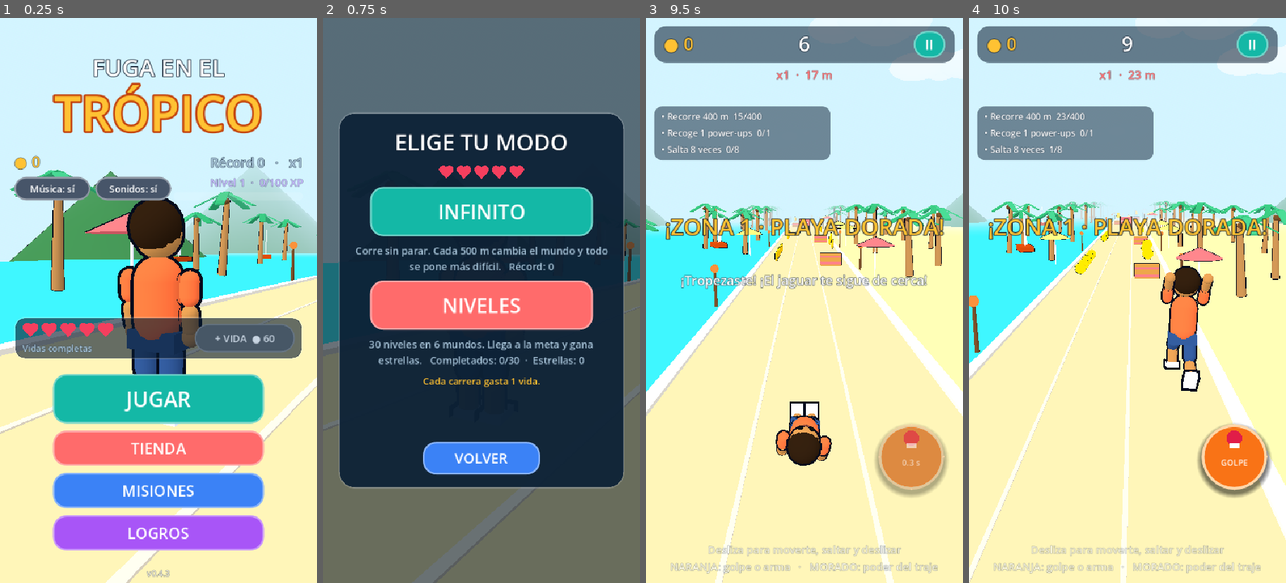
Above: before the commit, frames 1-4 (left to right).
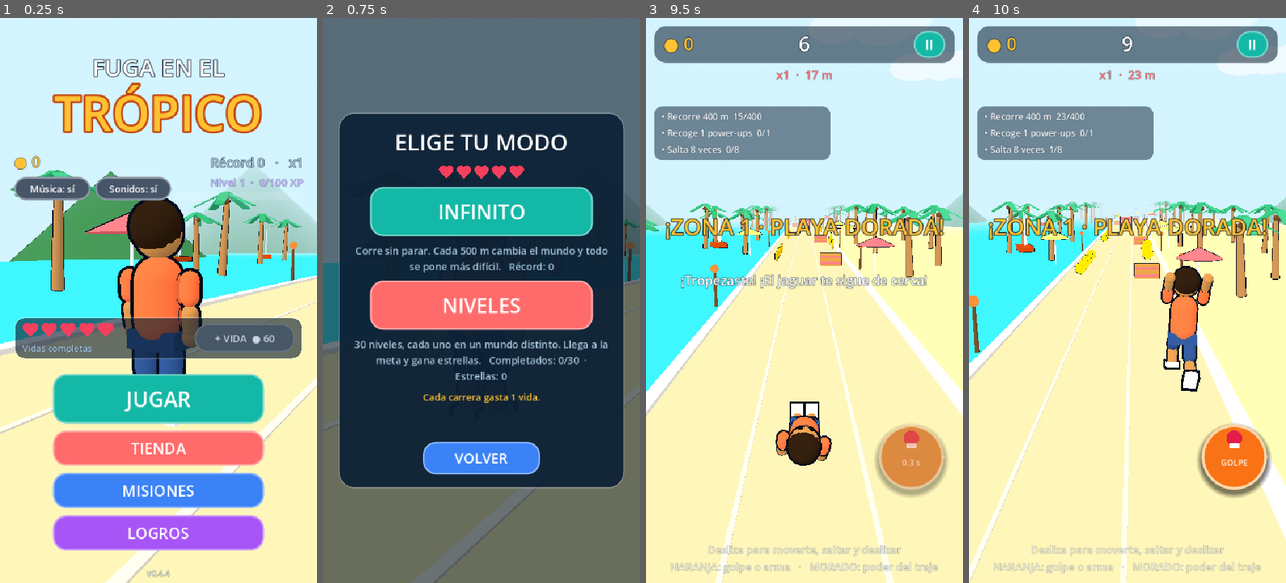
Above: after the commit, the same moments.

Repository: dysasterkj/fuga-en-el-tropico
Game: Godot game, scene res://main.tscn
The game is run twice, just before and just after one commit, with the same random seed, the same clock (stepped at 60 frames per second) and the same inputs.
Inputs (mouse positions are in pixels of both pictures, inside the frame that each line leads up to):
- Up to frame 1 (0.25 s): no input
- Up to frame 2 (0.75 s): click "JUGAR" at 0.5 s
- Up to frame 3 (9.5 s): click "INFINITO" at 1.25 s; click "¡CORRER!" at 2 s; tap Enter at 2.75 s; move the mouse to (874, 272) at 2.77 s; hold Right 2.78-3.5 s; tap P at 2.85, 7.35 s; click (874, 272) at 2.92 s; tap Space at 3.02, 3.32, 4.52, 4.82, 6.02, 6.32, 6.77, 7.07, 7.52, 7.82 s; click "REINICIAR CARRERA" at 3.5 s; move the mouse to (741, 328) at 4.27 s; hold Down 4.28-5.03 s; tap F at 4.35, 8.85 s; move the mouse to (836, 176) at 5.02 s; hold Right 5.03-5.78 s; tap E at 5.1 s; move the mouse to (788, 413) at 5.77 s; hold Up 5.78-6.53 s; tap Q at 5.85 s; click (788, 413) at 5.92 s; move the mouse to (899, 385) at 6.52 s; hold Left 6.53-8 s; tap R at 6.6 s; move the mouse to (709, 215) at 7.27 s; click "REINICIAR CARRERA" at 8 s; move the mouse to (820, 300) at 8.77 s; hold Down from 8.78 s (still down); click (820, 300) at 8.92 s
- Up to frame 4 (10 s): move the mouse to (1079, 159) at 9.52 s; release Down at 9.53 s; hold Right from 9.53 s (still down); tap E at 9.6 s; tap Space at 9.77 s

The runs differ from the first frame. In frame 1, less than 0.1% of the frame differs, in the area x 52-54%, y 97-99%; in frame 2, 1.9%, in the area x 9-90%, y 57-69%; in frame 3, less than 0.1%; in frame 4, less than 0.1%.

Commit message:
v0.4.4: barra de vida de enemigos, mundo distinto en cada nivel, zonas cada 300 m

Diff:
--- a/project.godot
+++ b/project.godot
@@ -6,7 +6,7 @@
 config/name="Fuga en el Trópico"
 run/main_scene="res://main.tscn"
 config/features=PackedStringArray("4.7", "GL Compatibility")
-config/version="0.4.3"
+config/version="0.4.4"
 config/icon="res://icon.svg"
 
 [autoload]
--- a/scripts/game_state.gd
+++ b/scripts/game_state.gd
@@ -530,7 +530,7 @@
 func level_def(n: int) -> Dictionary:
 	return {
 		"n": n,
-		"biome": (n - 1) / 5,
+		"biome": (n - 1) % 6,
 		"goal": 350.0 + n * 70.0,
 		"speed": minf(11.0 + n * 0.45, 24.0),
 		"gap": clampf(19.0 - n * 0.4, 8.0, 19.0),
--- a/scripts/hud.gd
+++ b/scripts/hud.gd
@@ -822,7 +822,7 @@
 	var lv := _btn("NIVELES", C_CORAL, 34, 380, 84)
 	lv.pressed.connect(func(): open_page("levels"))
 	_center(mode_box, lv)
-	var d2 := _lbl("%d niveles en 6 mundos. Llega a la meta y gana estrellas.   Completados: %d/%d  ·  Estrellas: %d" % [GameState.MAX_LEVEL, GameState.levels_done(), GameState.MAX_LEVEL, GameState.total_stars()], 17, C_MUTED, HORIZONTAL_ALIGNMENT_CENTER)
+	var d2 := _lbl("%d niveles, cada uno en un mundo distinto. Llega a la meta y gana estrellas.   Completados: %d/%d  ·  Estrellas: %d" % [GameState.MAX_LEVEL, GameState.levels_done(), GameState.MAX_LEVEL, GameState.total_stars()], 17, C_MUTED, HORIZONTAL_ALIGNMENT_CENTER)
 	d2.autowrap_mode = TextServer.AUTOWRAP_WORD_SMART
 	mode_box.add_child(d2)
 	var d3 := _lbl("Cada carrera gasta 1 vida.", 16, C_SUN, HORIZONTAL_ALIGNMENT_CENTER)
@@ -836,6 +836,9 @@
 func _refresh_levels() -> void:
 	_clear(levels_box)
 	levels_box.add_child(_lbl("NIVELES", 36, Color.WHITE, HORIZONTAL_ALIGNMENT_CENTER))
+	var wl := _lbl("El mundo cambia en cada nivel:
+Playa · Selva · Colonial · Neón · Galaxia · Héroes", 15, C_MUTED, HORIZONTAL_ALIGNMENT_CENTER)
+	levels_box.add_child(wl)
 	var sc := ScrollContainer.new()
 	sc.size_flags_vertical = Control.SIZE_EXPAND_FILL
 	sc.horizontal_scroll_mode = ScrollContainer.SCROLL_MODE_DISABLED
@@ -844,7 +847,7 @@
 	v.add_theme_constant_override("separation", 8)
 	sc.add_child(v)
 	for w in 6:
-		v.add_child(_lbl("Mundo %d · %s" % [w + 1, GameState.WORLD_NAMES[w]], 20, C_SUN))
+		v.add_child(_lbl("Niveles %d–%d" % [w * 5 + 1, w * 5 + 5], 20, C_SUN))
 		var grid := GridContainer.new()
 		grid.columns = 5
 		grid.add_theme_constant_override("h_separation", 8)
@@ -1050,7 +1053,7 @@
 func _refresh_prep() -> void:
 	_clear(prep_box)
 	prep_box.add_child(_lbl("PREPARA TU CARRERA", 32, Color.WHITE, HORIZONTAL_ALIGNMENT_CENTER))
-	var sub := "Modo infinito" if prep_mode == "endless" else "Nivel %d · %s" % [prep_level, GameState.WORLD_NAMES[(prep_level - 1) / 5]]
+	var sub := "Modo infinito" if prep_mode == "endless" else "Nivel %d · %s" % [prep_level, GameState.WORLD_NAMES[(prep_level - 1) % 6]]
 	prep_box.add_child(_lbl(sub + "      ● %d" % int(GameState.data.coins), 19, C_SUN, HORIZONTAL_ALIGNMENT_CENTER))
 	var sc := ScrollContainer.new()
 	sc.size_flags_vertical = Control.SIZE_EXPAND_FILL
--- a/scripts/main.gd
+++ b/scripts/main.gd
@@ -8,7 +8,7 @@
 
 enum State { MENU, PLAY, DEAD, PAUSE, WIN }
 
-const ZONE_LEN := 500.0
+const ZONE_LEN := 300.0
 
 var state: int = State.MENU
 var world
--- a/scripts/world.gd
+++ b/scripts/world.gd
@@ -9,7 +9,7 @@
 const SEG_LEN := 24.0
 const SEG_COUNT := 10
 const SPAWN_AHEAD := 150.0
-const ZONE_LEN := 500.0
+const ZONE_LEN := 300.0
 const PLAT_H := 1.4
 const RAMP_LEN := 4.0
 
@@ -335,7 +335,7 @@
 			break
 		var plen := _spawn_pattern(next_z, sd)
 		var level := int(sd / ZONE_LEN)
-		var gap := clampf(19.0 - level * 2.0 - sd * 0.001, 9.0, 19.0)
+		var gap := clampf(19.0 - level * 1.4 - sd * 0.001, 9.0, 19.0)
 		if level_mode:
 			gap = float(lvl.gap)
 		next_z -= plen + gap
@@ -1127,6 +1127,8 @@
 			_kill_enemy(e)
 		else:
 			_burst((e.node as Node3D).position + Vector3(0, 1.3, 0), Color("ffffff"), 4)
+			(e.bar as Node3D).scale.x = clampf(float(e.hp) / float(e.hp_max), 0.02, 1.0)
+			Sfx.play("hit", 1.6, -5.0)
 			(e.node as Node3D).position.z -= 1.5
 	elif p.kind == "punch":
 		_burst(n.position, Color("fde047"), 4)
@@ -1226,4 +1228,15 @@
 	var e := _add_ent(n, "low", [lane], 0.5, z, 3.5, 2.4)
 	e["enemy"] = true
 	e["hp"] = 3 if level_mode and int(lvl.n) > 12 else 2
+	e["hp_max"] = e["hp"]
+	var bar := Node3D.new()
+	bar.position = Vector3(0, 2.95, 0)
+	bar.scale = Vector3(1.5, 1.7, 1.0)
+	n.add_child(bar)
+	Toon.glow(bar, Toon.box(Vector3(1.06, 0.2, 0.04)), Color("0f172a"), Vector3.ZERO)
+	var piv := Node3D.new()
+	piv.position = Vector3(-0.5, 0, -0.03)
+	bar.add_child(piv)
+	Toon.glow(piv, Toon.box(Vector3(1.0, 0.14, 0.04)), Color("ef4444"), Vector3(0.5, 0, 0))
+	e["bar"] = piv
 	e["legs"] = legs
Not shown, changed: export_presets.cfg
